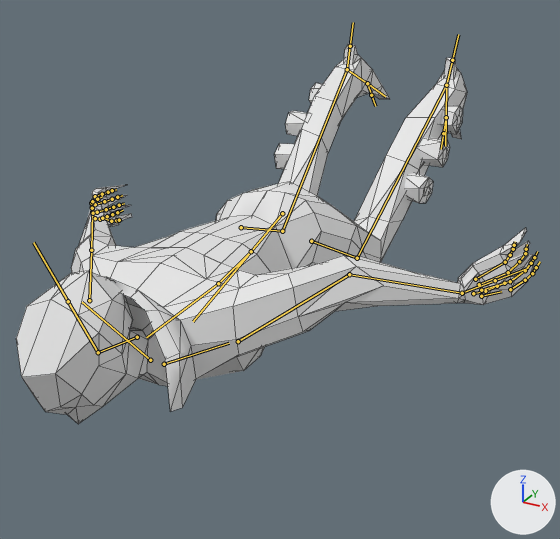
An edit to the FBX model SyphonFilter4/Assets/Animations/playerAnimations.fbx, drawn before and after from the same camera.
Rendered twice from a 50 mm camera at (1.36, -2.43, 2.44) aimed at (0.02, 0.0, 1.22). Every picture has the same lights, and +X, +Y and +Z are marked at lower right. Both versions are drawn at frame 52 of the action 'metarig|metarigAction'; the numbers are the values there. The bones that bend it are drawn over the model as lines. Mesh edges are drawn as thin lines.
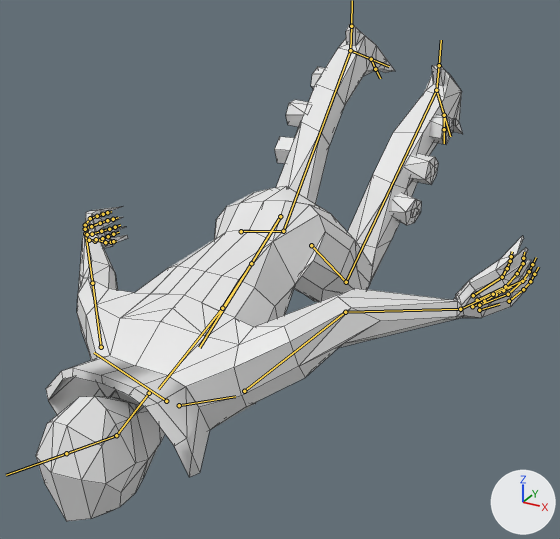
Location of each change, (x1, y1, x2, y2) in pixels of the pictures (560 x 539 px):
'Cube', posed (30% taller)
    before: (16, 43, 534, 424)
    after: (36, 24, 533, 521)
bone 'hips', root to tip
    before: (282, 213) to (193, 321)
    after: (280, 216) to (199, 347)
bone 'spine', root to tip
    before: (251, 251) to (218, 283)
    after: (251, 263) to (222, 308)
bone 'neck', root to tip
    before: (137, 337) to (98, 352)
    after: (149, 393) to (116, 435)
bone 'head', root to tip
    before: (98, 352) to (68, 301)
    after: (116, 435) to (66, 453)
bone 'hand.L', root to tip
    before: (462, 293) to (480, 286)
    after: (460, 309) to (478, 301)
bone 'upper_arm.R', root to tip
    before: (89, 300) to (91, 250)
    after: (101, 347) to (92, 283)
bone 'hand.R', root to tip
    before: (92, 212) to (95, 210)
    after: (85, 233) to (89, 232)
bone 'thigh.L', root to tip
    before: (311, 241) to (357, 258)
    after: (311, 245) to (346, 282)
bone 'shin.L', root to tip
    before: (357, 258) to (446, 85)
    after: (346, 282) to (436, 90)
bone 'foot.L', root to tip
    before: (446, 85) to (446, 117)
    after: (436, 90) to (444, 115)
bone 'heel.L', root to tip
    before: (446, 85) to (452, 60)
    after: (436, 90) to (439, 65)
bone 'thigh.R', root to tip
    before: (241, 227) to (282, 231)
    after: (241, 231) to (283, 231)
bone 'shin.R', root to tip
    before: (282, 231) to (347, 69)
    after: (283, 231) to (350, 50)
bone 'foot.R', root to tip
    before: (347, 69) to (367, 83)
    after: (350, 50) to (371, 59)
bone 'heel.R', root to tip
    before: (347, 69) to (350, 46)
    after: (350, 50) to (351, 26)

The change in detail:
Bone 'hips' (bone_hips) moves from (0.0, 0.0, 0.0) to (0.0, -0.004, 0.011).
Bone 'hips' (bone_hips) turns from (95, 0, 0) to (105, 0, 0) degrees about its own x, y and z.
Bone 'spine' (bone_spine) turns from (0, 0, 0) to (5, 0, 0) degrees about its own x, y and z.
Bone 'neck' (bone_neck) turns from (-20, 0, 0) to (-5, 0, 0) degrees about its own x, y and z.
Bone 'head' (bone_head) turns from (-49, 0, 0) to (-33, 0, 0) degrees about its own x, y and z.
Bone 'hand.L' (bone_hand_l) turns from (-3, -1, -32) to (-3, -5, -28) degrees about its own x, y and z.
Bone 'upper_arm.R' (bone_upper_arm_r) turns from (12, 3, -14) to (16, 4, -17) degrees about its own x, y and z.
Bone 'hand.R' (bone_hand_r) turns from (1, -11, -17) to (3, -3, -28) degrees about its own x, y and z.
Bone 'thigh.L' (bone_thigh_l) turns from (-25, 0, 1) to (-48, 2, 2) degrees about its own x, y and z.
Bone 'shin.L' (bone_shin_l) turns from (51, 2, -5) to (72, 5, -8) degrees about its own x, y and z.
Bone 'foot.L' (bone_foot_l) turns from (-11, -1, 15) to (-9, -3, 11) degrees about its own x, y and z.
Bone 'heel.L' (bone_heel_l) turns from (0, 0, 0) to (-19, 2, 0) degrees about its own x, y and z.
Bone 'thigh.R' (bone_thigh_r) turns from (-18, 0, -1) to (-26, 1, -1) degrees about its own x, y and z.
Bone 'shin.R' (bone_shin_r) turns from (42, -1, 1) to (49, 0, -2) degrees about its own x, y and z.
Bone 'foot.R' (bone_foot_r) turns from (14, 6, -2) to (12, -2, 1) degrees about its own x, y and z.
Bone 'heel.R' (bone_heel_r) turns from (0, 0, 0) to (-14, 0, 3) degrees about its own x, y and z.
